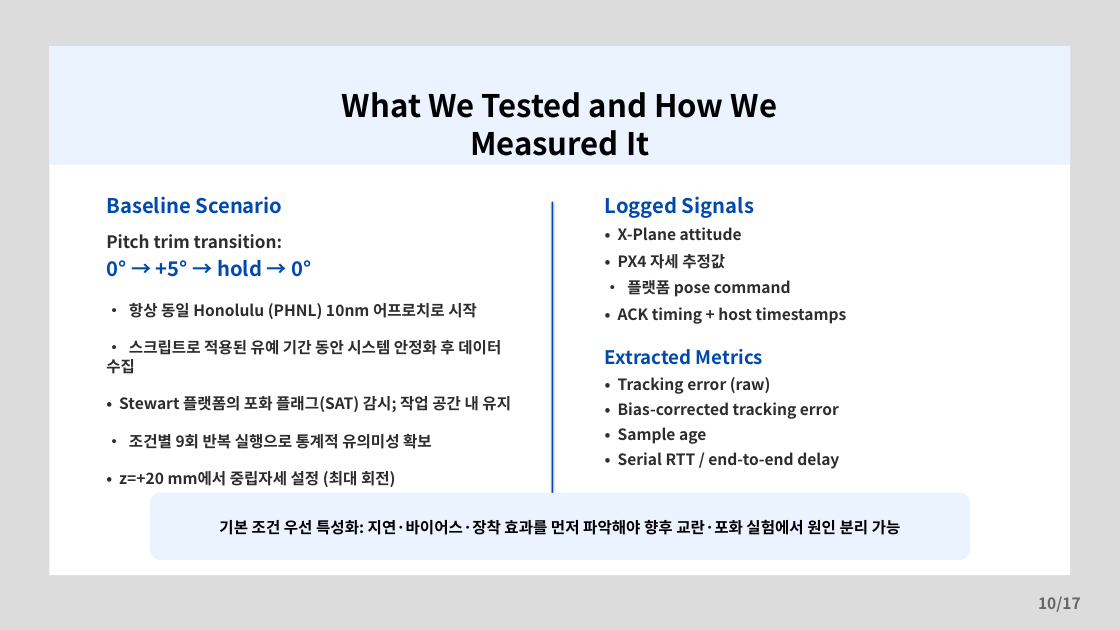
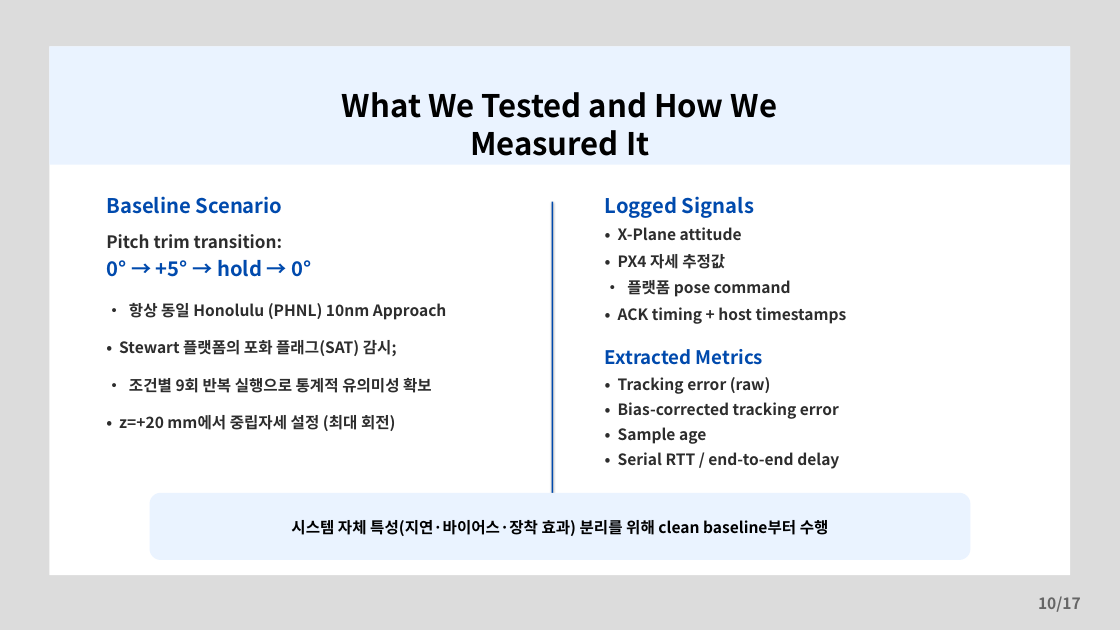
Before and after one commit to banana99ou/Stewart-Platform, a slide deck: slide 10 of presentation/KSAS_Spring2026_Presentation.pptx. Drawn at 1120x630 pixels with LibreOffice and Linux fonts; fonts in the diff are those of the drawing. Boxes give left, top, right and bottom in pixels: in the first picture for what was removed or moved away, otherwise in the second. Text is boxed around its words. In the diff, an @@ line names an element or a change of style, - is before the commit and + after.

Commit message:
Update presentation content: refine callout texts, enhance clarity, and adjust terminology
- Revised callout texts to better reflect experimental findings and system characteristics.
- Improved clarity in slide descriptions, emphasizing the role of the Stewart platform and the physical loop system.
- Adjusted terminology for consistency and readability throughout the presentation.
- Updated slide titles and bullet points for better alignment with the overall narrative.

```diff
--- a/presentation/KSAS_Spring2026_Presentation.pptx
+++ b/presentation/KSAS_Spring2026_Presentation.pptx
@@ text at <box>119,303,447,356</box>: text changed @@
-• 항상 동일 Honolulu (PHNL) 10nm 어프로치로 시작
-• 스크립트로 적용된 유예 기간 동안 시스템 안정화 후 데이터 수집
-• Stewart 플랫폼의 포화 플래그(SAT) 감시; 작업 공간 내 유지
+• 항상 동일 Honolulu (PHNL) 10nm Approach
+• Stewart 플랫폼의 포화 플래그(SAT) 감시;
@@ text at <box>291,520,829,536</box>: text changed @@
-기본 조건 우선 특성화: 지연·바이어스·장착 효과를 먼저 파악해야 향후 교란·포화 실험에서 원인 분리 가능
+시스템 자체 특성(지연·바이어스·장착 효과) 분리를 위해 clean baseline부터 수행
```
Also in this commit, not shown: 11 other slides changed, 1 other file.
